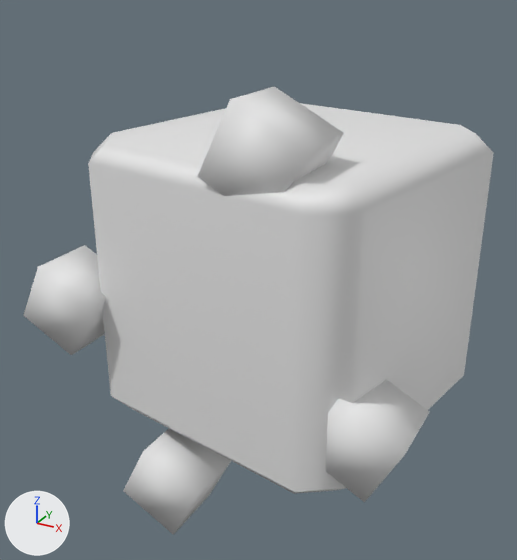
Two versions of the FBX model Reference/Resources/Mesh/Animation/Effect/E_BS_Doku.fbx, one commit apart.
Camera for both pictures: a camera (50 mm lens) standing at (0.00441, -0.00903, 0.00425) and looking at (-0.00047, -0.00017, -0.00018). The axes (+X, +Y, +Z) are drawn at lower left. The lights are the same throughout. Materials are left out; every surface is plain grey. Where no turn or scale is listed for an object, it has been applied to the vertices.

The older version as bpy lines, for what is in view:
```python
me_impact1 = bpy.data.meshes.new('impact1')
me_impact1.from_pydata(...)  # 32 vertices, 60 faces; spans x -0.148..0.148, y -0.139..0.14, z -0.148..0.148
me_impact1.materials.append(mat_lambert1)
me_model4 = bpy.data.meshes.new('model4')
me_model4.from_pydata(...)  # a box spanning x -0.0328..0.0328, y -0.0328..0.0328, z -0.0328..0.0328
me_model4.materials.append(mat_lambert1)
ob_impact1 = bpy.data.objects.new('impact1', me_impact1)
ob_impact1.parent = ob_e_bs_doku
ob_impact1.location = (0.0, 0.0, 0.0)
ob_impact1.rotation_euler = (0.0, 1.396, 0.0)  # degrees (0, 80, 0)
ob_impact1.scale = (1.5, 1.5, 1.5)
ob_model4 = bpy.data.objects.new('model4', me_model4)
ob_model4.parent = ob_model_scale
ob_model4.location = (0.0892, 0.0599, 0.0715)
ob_model4.scale = (0.6, 0.6, 0.6)
ob_model_scale = bpy.data.objects.new('model_scale', None)
ob_model_scale.parent = ob_e_bs_doku
ob_model_scale.location = (0.0, 0.0, 0.0)
ob_model_scale.rotation_euler = (0.0, 0.0, 2.676)  # degrees (0, 0, 153)
ob_model_scale.scale = (2.5, 2.5, 2.5)
# also in view: 'model1' at (0.00196, -0.00179, -0.00114); 'model3' at (0.00059, -0.00179, 0.00224); 'model2' at (-0.00099, -0.00179, -0.00294)
```
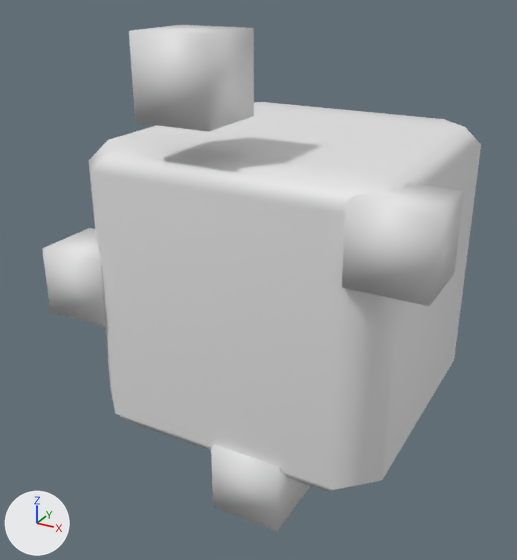
ob_model_scale is not drawn itself; it is the parent of ob_model1, ob_model3, ob_model4, ob_model2.

Pixel boxes (x1, y1, x2, y2) of what changed, in the pictures (517 x 560 px):
'impact1', turned: before (88, 103, 494, 494); after (89, 102, 481, 492)
'model2', turned: before (123, 428, 231, 535); after (129, 25, 254, 132)
'model4', turned: before (23, 245, 106, 355); after (342, 183, 464, 306)
'model3', turned: before (197, 86, 344, 196); after (211, 444, 310, 532)
'model1', turned: before (325, 380, 430, 502); after (42, 228, 107, 327)

The edits, one by one:
Object 'impact1' (ob_impact1) turns from (0, 80, 0) to (0, 0, 0) degrees about x, y and z.
Object 'model_scale' (ob_model_scale) turns from (0, 0, 153) to (0, 0, 0) degrees about x, y and z.
